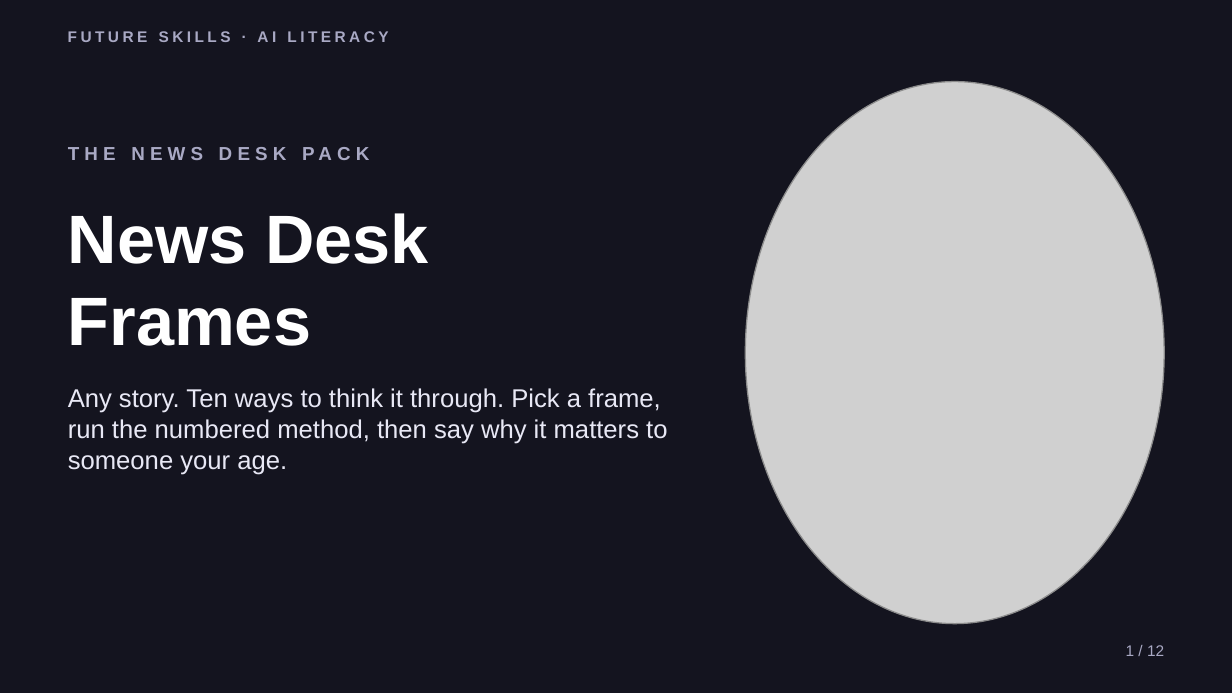
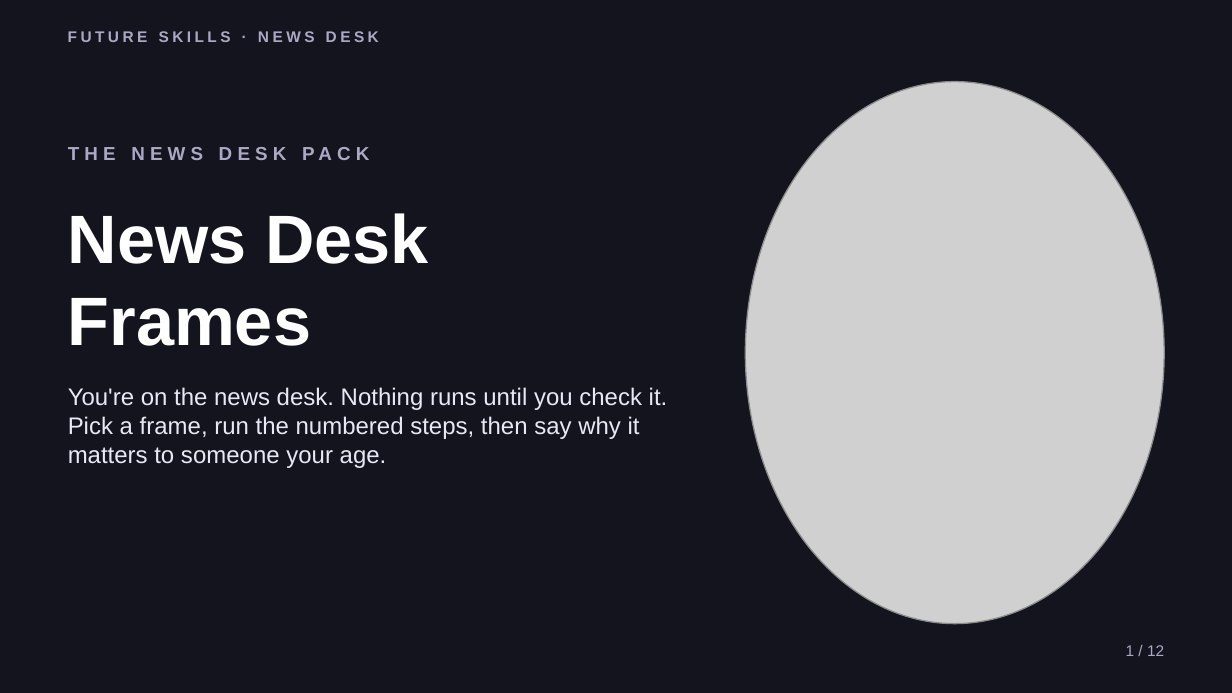
Before and after one commit to phiunit/tptphi, a slide deck: slide 1 of products/news-desk-frames/dist/News Desk - Slides.pptx. Drawn at 1232x693 pixels with LibreOffice and Linux fonts; fonts in the diff are those of the drawing; grey boxes stand for pictures. Boxes give left, top, right and bottom in pixels: in the first picture for what was removed or moved away, otherwise in the second. Text is boxed around its words. In the diff, an @@ line names an element or a change of style, - is before the commit and + after.

```diff
--- a/products/news-desk-frames/dist/News Desk - Slides.pptx
+++ b/products/news-desk-frames/dist/News Desk - Slides.pptx
@@ text at [68, 31, 379, 42]: text changed @@
-FUTURE SKILLS · AI LITERACY
+FUTURE SKILLS · NEWS DESK
@@ text at [68, 387, 668, 468]: text changed; size 15 to 14 pt @@
-Any story. Ten ways to think it through. Pick a frame, run the numbered method, then say why it matters to someone your age.
+You're on the news desk. Nothing runs until you check it. Pick a frame, run the numbered steps, then say why it matters to someone your age.
```
Also in this commit, not shown: 11 other slides changed, 58 other files.
